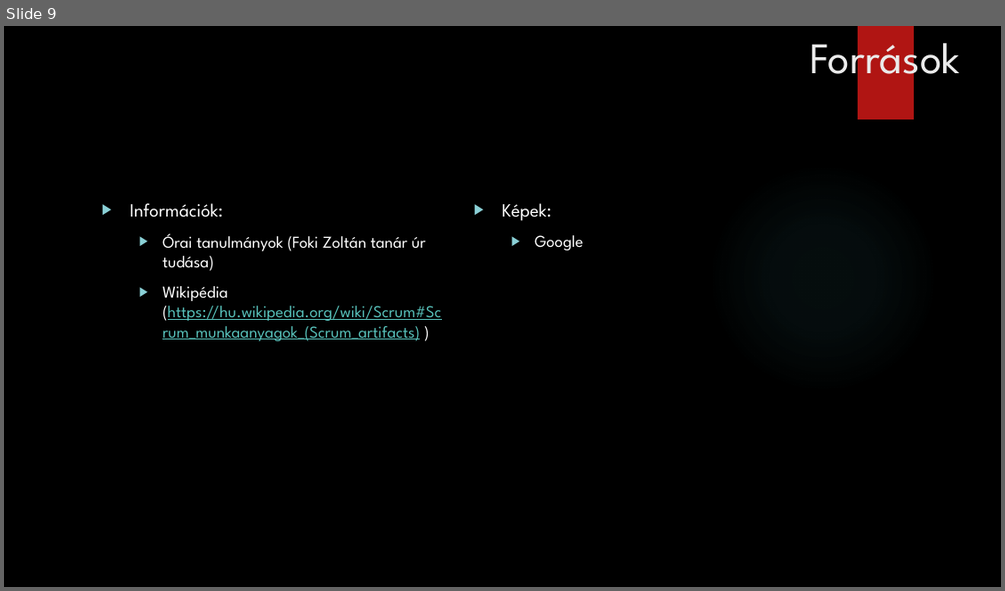
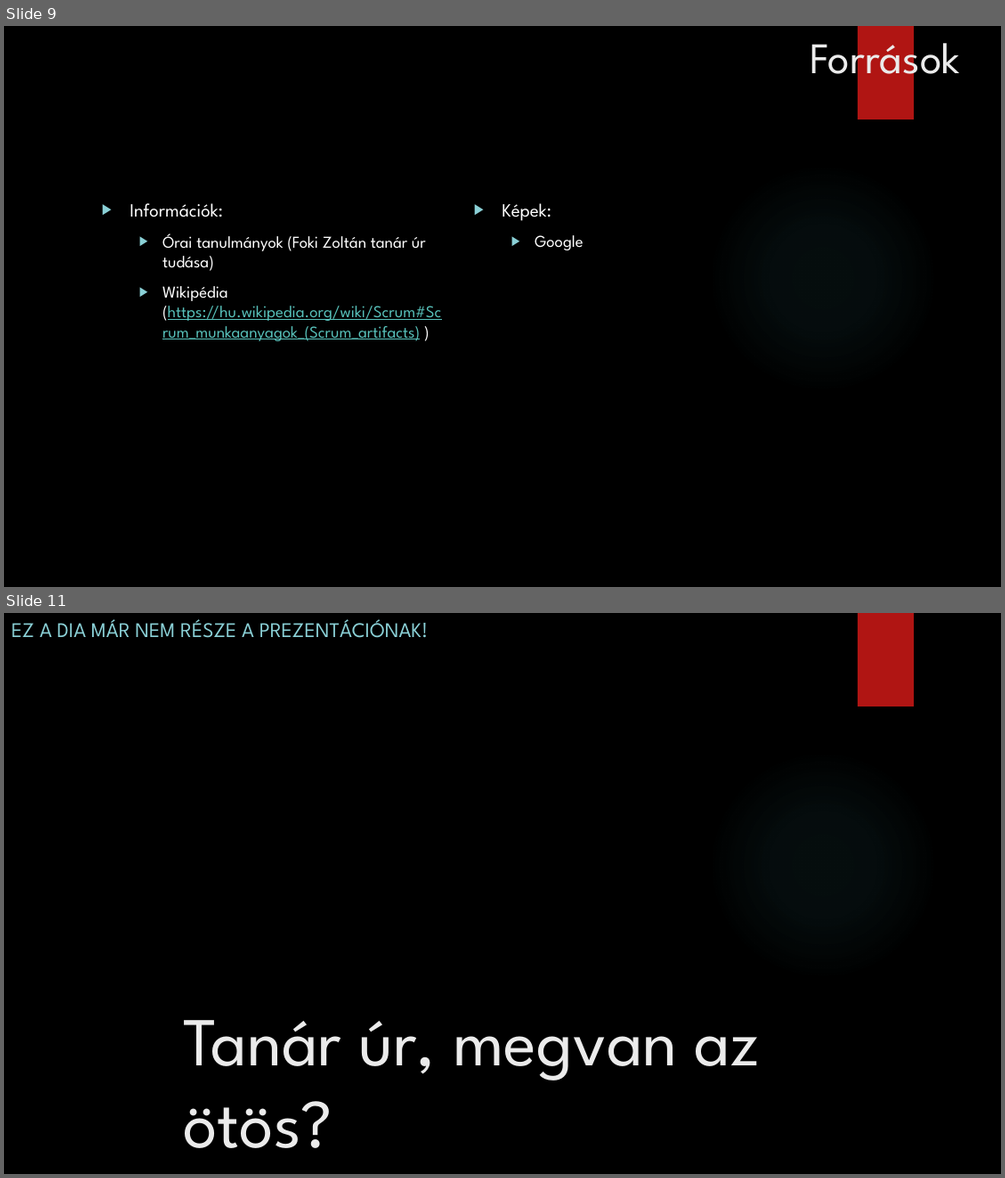
Before and after one commit to MrErik402/PPT, a slide deck: IKT Projekt feladat.pptx. Shown one above the other, each under a label of ours: slide 9 before the commit, slides 9 and 11 after it; the slides between them are not shown. The pictures are 1005x591 and 1005x1178 pixels, drawn with LibreOffice and Linux fonts; fonts in the diff are those of the drawing; background and template pictures are left out. Boxes give left, top, right and bottom in pixels: in the first picture for what was removed or moved away, otherwise in the second. Text is boxed around its words. In the diff, an @@ line names an element or a change of style, - is before the commit and + after.

```diff
--- a/IKT Projekt feladat.pptx
+++ b/IKT Projekt feladat.pptx
@@ slide 11 added at (x1=4, y1=613, x2=1001, y2=1174), background picture (left out); not listed: 2 template elements that a slide beside it also shows @@
@@ subtitle added at (x1=11, y1=619, x2=428, y2=638), 20 pt, text #8AD0D6 @@
+EZ A DIA MÁR NEM RÉSZE A PREZENTÁCIÓNAK!
@@ title added at (x1=183, y1=1020, x2=760, y2=1148), 66 pt, text #EBEBEB @@
+Tanár úr, megvan az ötös?
```
Also in this commit, not shown: 5 slides changed, 8 other files.
